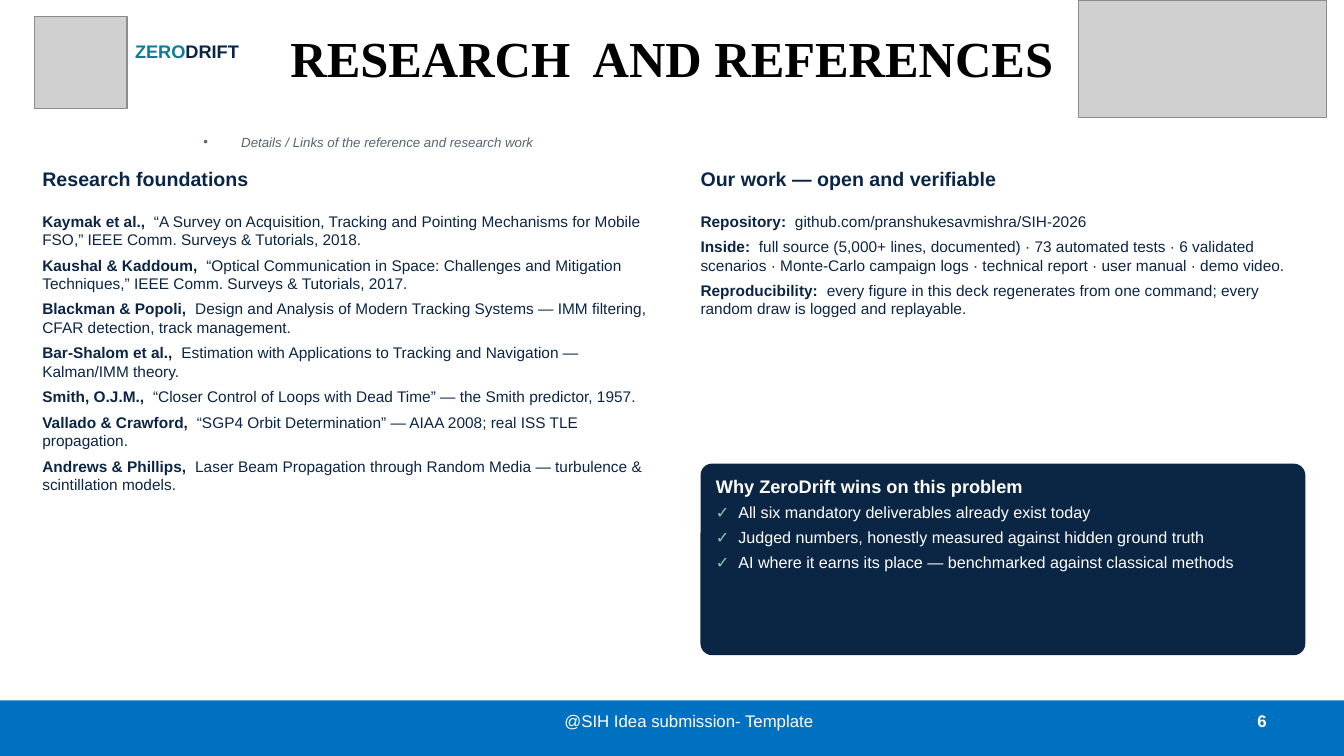
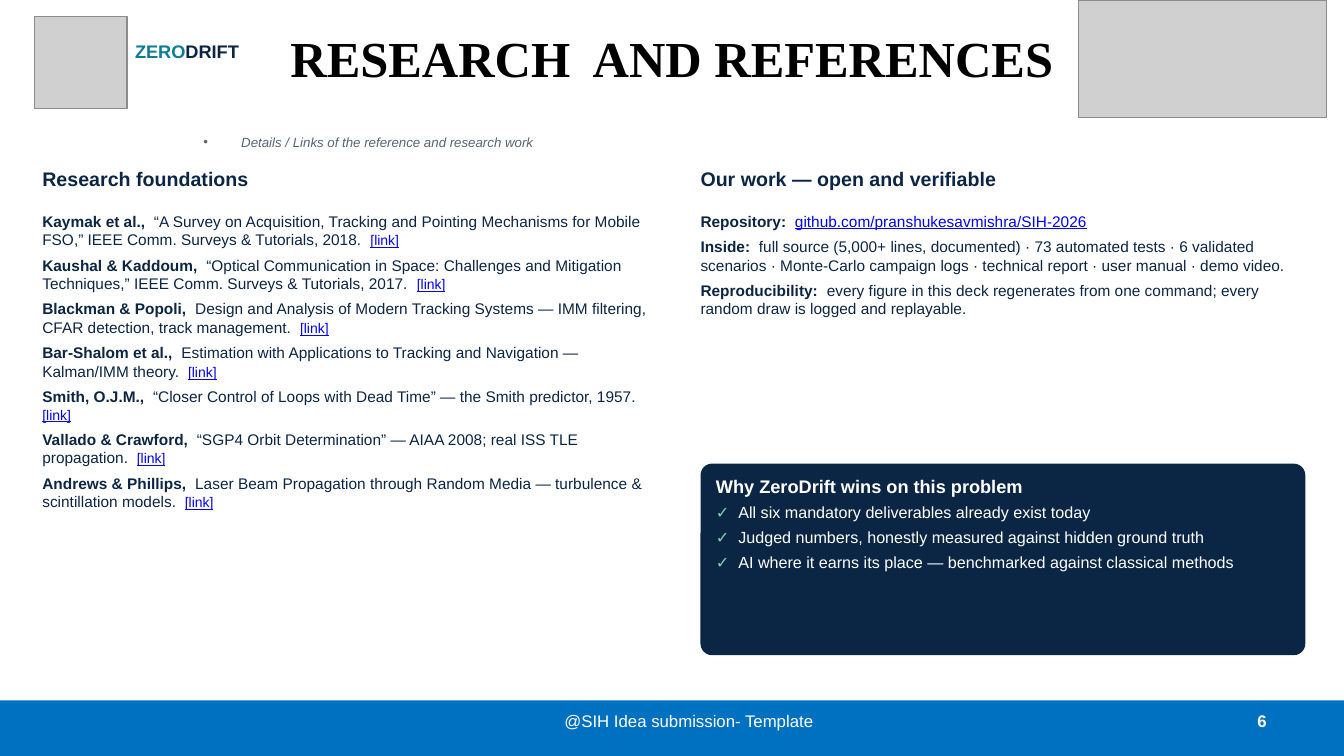
Before and after one commit to pranshukesavmishra/SIH2026, a slide deck: slide 6 of docs/submission/ZeroDrift_SIH26169.pptx. Drawn at 1344x756 pixels with LibreOffice and Linux fonts; fonts in the diff are those of the drawing; grey boxes stand for pictures. Boxes give left, top, right and bottom in pixels: in the first picture for what was removed or moved away, otherwise in the second. Text is boxed around its words. In the diff, an @@ line names an element or a change of style, - is before the commit and + after.

```diff
--- a/docs/submission/ZeroDrift_SIH26169.pptx
+++ b/docs/submission/ZeroDrift_SIH26169.pptx
@@ text at box(42, 216, 646, 510): text changed @@
-Kaymak et al., “A Survey on Acquisition, Tracking and Pointing Mechanisms for Mobile FSO,” IEEE Comm. Surveys & Tutorials, 2018.
-Kaushal & Kaddoum, “Optical Communication in Space: Challenges and Mitigation Techniques,” IEEE Comm. Surveys & Tutorials, 2017.
-Blackman & Popoli, Design and Analysis of Modern Tracking Systems — IMM filtering, CFAR detection, track management.
-Bar-Shalom et al., Estimation with Applications to Tracking and Navigation — Kalman/IMM theory.
-Smith, O.J.M., “Closer Control of Loops with Dead Time” — the Smith predictor, 1957.
-Vallado & Crawford, “SGP4 Orbit Determination” — AIAA 2008; real ISS TLE propagation.
-Andrews & Phillips, Laser Beam Propagation through Random Media — turbulence & scintillation models.
+Kaymak et al., “A Survey on Acquisition, Tracking and Pointing Mechanisms for Mobile FSO,” IEEE Comm. Surveys & Tutorials, 2018. [link]
+Kaushal & Kaddoum, “Optical Communication in Space: Challenges and Mitigation Techniques,” IEEE Comm. Surveys & Tutorials, 2017. [link]
+Blackman & Popoli, Design and Analysis of Modern Tracking Systems — IMM filtering, CFAR detection, track management. [link]
+Bar-Shalom et al., Estimation with Applications to Tracking and Navigation — Kalman/IMM theory. [link]
+Smith, O.J.M., “Closer Control of Loops with Dead Time” — the Smith predictor, 1957. [link]
+Vallado & Crawford, “SGP4 Orbit Determination” — AIAA 2008; real ISS TLE propagation. [link]
+Andrews & Phillips, Laser Beam Propagation through Random Media — turbulence & scintillation models. [link]
@@ text at box(701, 216, 1086, 230): text colour #0B2545 to #0000FF, underline on in "github.com/pranshukesavmishra/SIH-2026" @@
```
Also in this commit, not shown: 1 other file.
